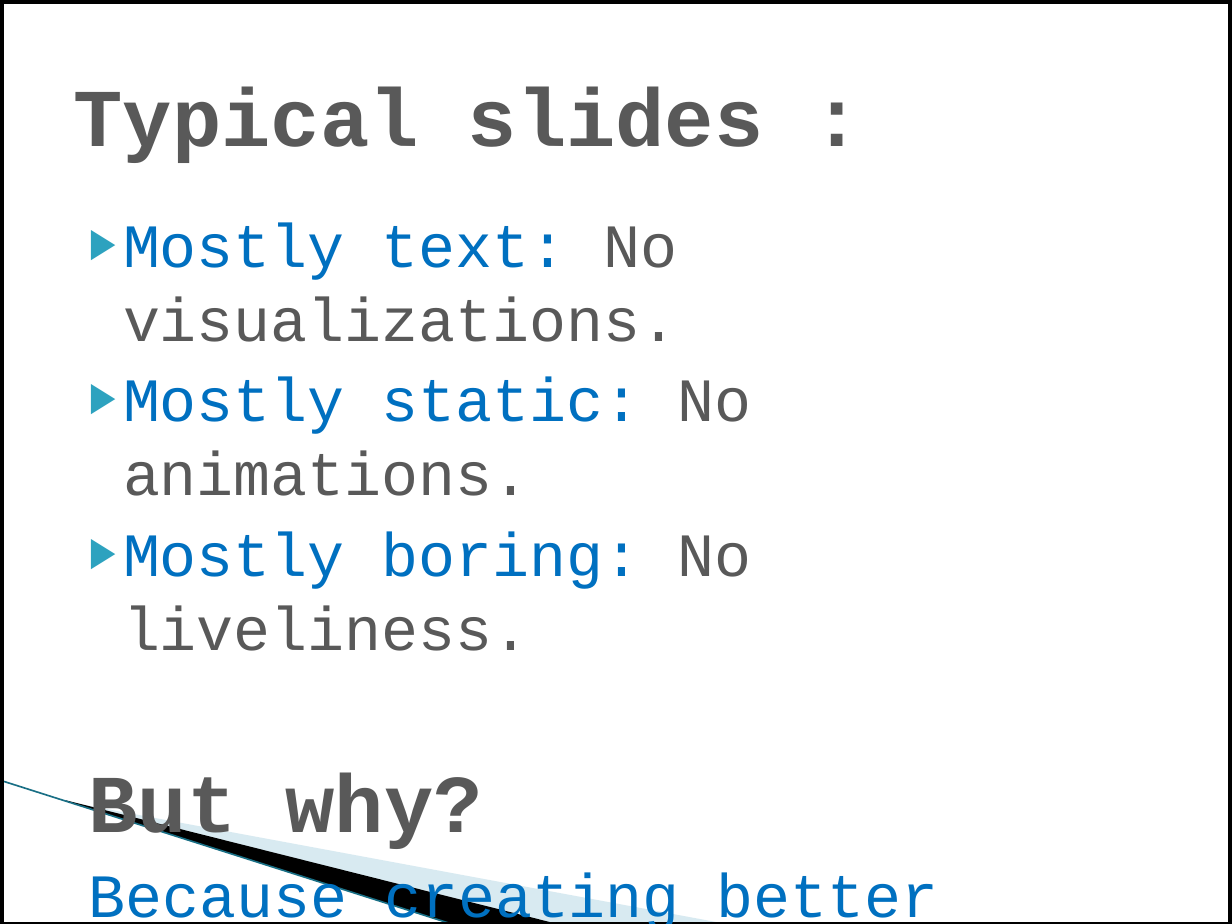
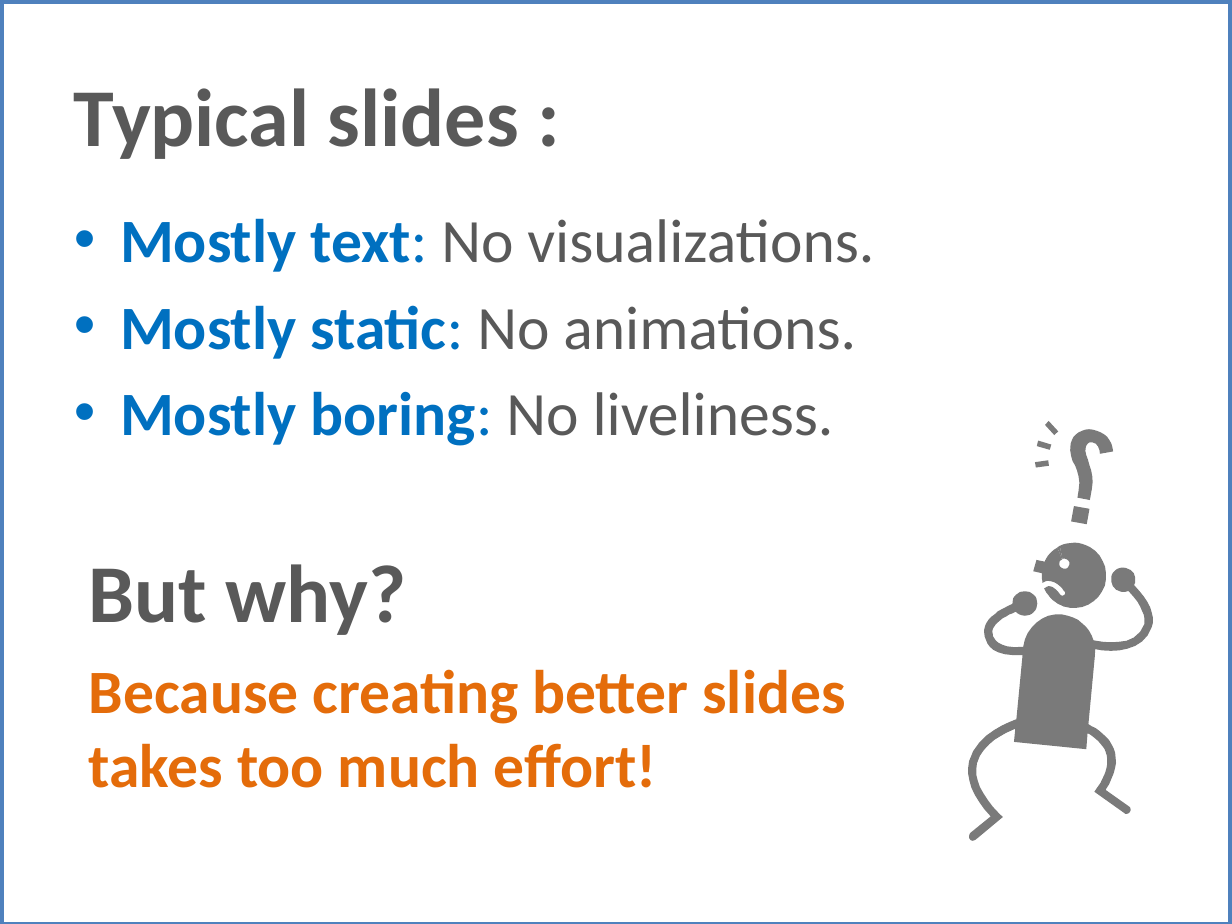
Before and after one commit to PowerPointLabs/PowerPointLabs, a slide deck: slide 1 of doc/Landing page image - before.pptx. Drawn at 1232x924 pixels with LibreOffice and Linux fonts; fonts in the diff are those of the drawing; background and template pictures are left out. Boxes give left, top, right and bottom in pixels: in the first picture for what was removed or moved away, otherwise in the second. Text is boxed around its words. In the diff, an @@ line names an element or a change of style, - is before the commit and + after.

```diff
--- a/doc/Landing page image - before.pptx
+++ b/doc/Landing page image - before.pptx
@@ rectangle at <box>0,0,1232,924</box>: outline #000000 4.33 pt to #4F81BD 4.5 pt @@
@@ title "Typical slides :" at <box>74,88,519,159</box>: font Courier New to Calibri @@
@@ text "Mostly text: No visualizations." at <box>89,218,874,788</box>: font Courier New to Calibri; bold on in "Mostly text:", "Mostly static:", "Mostly boring:", "Because creating better slides takes too much ..."; text colour #0070C0 to #E46C0A in "Because creating better slides takes too much ..."; bullet ▶ to •; more space between paragraphs @@
@@ rectangle added at <box>945,379,1181,872</box>, fill #FFFFFF at 48% opacity @@
@@ group added at <box>968,421,1153,841</box>: 8 freeform shapes @@
@@ line removed from (0, 780) to (457, 924) @@
@@ freeform shape removed at <box>65,800,563,924</box> @@
@@ freeform shape removed at <box>68,801,733,924</box> @@
```
Also in this commit, not shown: 1 slide added, 5 other files.
